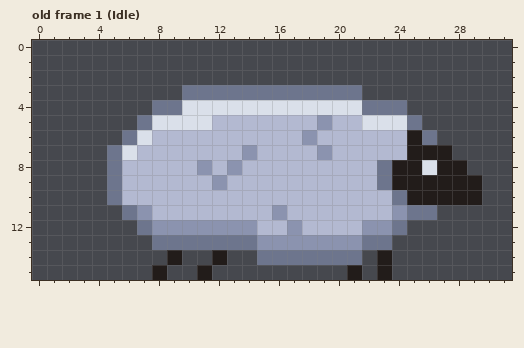
Edited in one commit: pixel-art file (JD_Project/Assets/Assets/Sprits_ase/Sprite-0004.aseprite). Above: the version before the commit.
32x16 pixels, 5 frames. Shown: old frame 1 (Idle). The commit also changed other frames, which this record leaves out.
Now the later version:
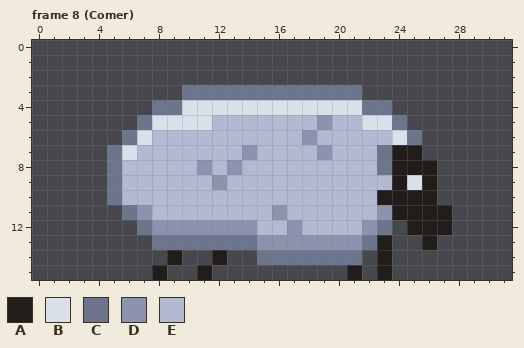
Palette (. is transparent): A #221c1a  B #dae0ea  C #6d758d  D #8b93af  E #b3b9d1
A new or re-ordered frame is compared with the old frame closest to it.
From old to new:
frames 5 -> 8
Frame 8 (Comer) is new; against old frame 1 (Idle):
The author put colour A in row 11 at x 27; in row 12 at x 25 to 27; in row 13 at x 26.
Colour B becomes colour A in row 8 at x 26.
Colour C becomes colour A in row 10 at x 24; in row 11 at x 25 to 26; in row 13 at x 23.
Colour D becomes colour A in row 11 at x 24.
Colour E becomes colour A in row 7 at x 24; in row 10 at x 23.
Colour A becomes colour B in row 9 at x 25.
Colour E becomes colour B in row 6 at x 24.
Colour A becomes colour C in row 6 at x 25.
Colour B becomes colour C in row 5 at x 24.
Colour D becomes colour C in row 12 at x 23.
Colour E becomes colour C in row 7 at x 23.
Colour E becomes colour D in row 11 at x 23.
Colour C becomes colour E in row 9 at x 23.
The author cleared colour A in row 7 at x 26 to 27; in row 8 at x 27 to 28; in rows 9 to 10 at x 27 to 29.
The author cleared colour C in row 4 at x 24; in row 5 at x 25; in row 6 at x 26; in row 12 at x 24.
Changed places in both pictures, as pixel boxes (x1, y1, x2, y2):
changed: (377, 100, 482, 250)
